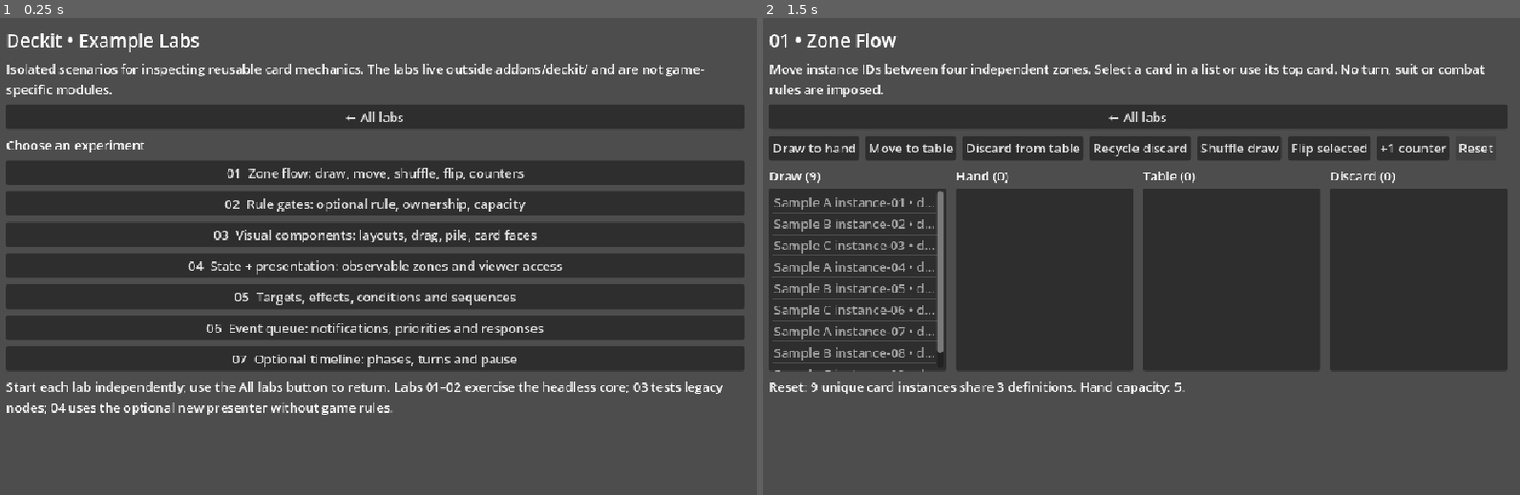
Above: before the commit, frames 1-2 (left to right).
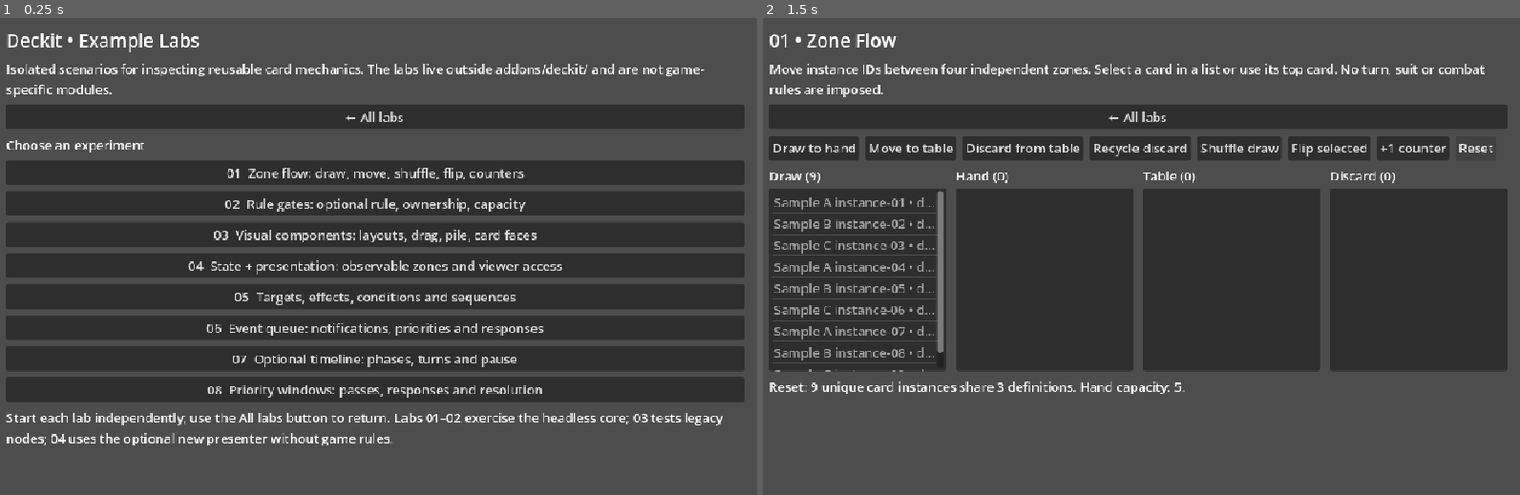
Above: after the commit, the same moments.

Repository: Dragonboon/Deckit
Game: Godot game, scene res://examples/labs/lab_hub.tscn
Two runs of this game, one before a commit and one after it. Both use one fixed random seed, a clock stepped at 60 frames per second and the inputs below. The project has no main scene, so this scene is started directly.
Inputs:
- Up to frame 1 (0.25 s): no input
- Up to frame 2 (1.5 s): click "01 Zone flow: draw, move, shu…" at 0.5 s; click "Reset" at 1.25 s

The runs differ from the first frame. In frame 1, 6.7% of the frame differs, in the area x 0-99%, y 75-90%; in frame 2, nothing differs.

Commit message:
feat(deckit): optional priority windows with staged responses and integration labs

Diff:
--- a/examples/labs/lab_hub.gd
+++ b/examples/labs/lab_hub.gd
@@ -14,6 +14,7 @@
 	DeckitLabUI.button(page, "05  Targets, effects, conditions and sequences", _open.bind("actions_lab"))
 	DeckitLabUI.button(page, "06  Event queue: notifications, priorities and responses", _open.bind("events_lab"))
 	DeckitLabUI.button(page, "07  Optional timeline: phases, turns and pause", _open.bind("turns_lab"))
+	DeckitLabUI.button(page, "08  Priority windows: passes, responses and resolution", _open.bind("priority_lab"))
 	DeckitLabUI.info(
 		page,
 		"Start each lab independently; use the All labs button to return. Labs 01–02 exercise the headless core; 03 tests legacy nodes; 04 uses the optional new presenter without game rules."
--- /dev/null
+++ b/examples/labs/priority_lab.gd
@@ -0,0 +1,121 @@
+## Demonstrates a generic priority window; no game-specific timing rules.
+extends Control
+
+var game := DeckitGameState.new()
+var timeline := DeckitTurnManager.new()
+var window := DeckitPriorityWindow.new()
+var queue := DeckitEventQueue.new()
+var bridge := DeckitPriorityEventBridge.new()
+var gate := DeckitPriorityTurnGate.new()
+var hand := DeckitCardZone.new(&"hand")
+var table := DeckitCardZone.new(&"table")
+var status: Label
+var history: Label
+
+
+func _ready() -> void:
+	var page := DeckitLabUI.page(self, "08 • Priority Window",
+		"Open a window, stage responses, pass in order, then resolve one action. The optional turn gate blocks transitions while the window is open.")
+	var buttons := DeckitLabUI.controls(page)
+	DeckitLabUI.button(buttons, "Open window", _open)
+	DeckitLabUI.button(buttons, "Stage current player's card", _stage)
+	DeckitLabUI.button(buttons, "Pass priority", _pass)
+	DeckitLabUI.button(buttons, "Resolve next", _resolve)
+	DeckitLabUI.button(buttons, "Next phase", _next_phase)
+	DeckitLabUI.button(buttons, "Close empty", _close)
+	DeckitLabUI.button(buttons, "Cancel window", _cancel)
+	DeckitLabUI.button(buttons, "Drain event log", _drain)
+	DeckitLabUI.button(buttons, "Reset", _reset)
+	status = DeckitLabUI.info(page, "")
+	history = DeckitLabUI.info(page, "Actions:")
+	game.register_zone(hand)
+	game.register_zone(table)
+	timeline.configure([&"one", &"two"], [&"begin", &"action", &"end"])
+	gate.priority_window = window
+	timeline.add_rule(gate)
+	timeline.start()
+	queue.bind(game)
+	bridge.bind(window, queue)
+	window.action_resolved.connect(func(action: DeckitCardAction, success: bool) -> void:
+		_log("Resolved %s: %s" % [action.card_instance_id, success])
+	)
+	window.resolution_ready.connect(func(count: int) -> void: _log("Ready to resolve (%d pending)" % count))
+	_reset()
+
+
+func _reset() -> void:
+	window.cancel()
+	hand.cards.clear()
+	table.cards.clear()
+	queue.clear_pending()
+	for index in range(3):
+		var definition := DeckitCardDefinition.new()
+		definition.card_id = StringName("demo-%d" % index)
+		definition.display_name = "Sample %d" % index
+		var instance := DeckitCardInstance.new(definition, StringName("card-%d" % index))
+		hand.add_card(instance)
+	if not timeline.is_running:
+		timeline.start()
+	history.text = "Actions:"
+	_refresh()
+
+
+func _open() -> void:
+	_log("Open: %s" % window.open_from_turn(game, timeline, &"sample-window"))
+	_refresh()
+
+
+func _stage() -> void:
+	var actor := window.current_participant()
+	var card := hand.peek_top()
+	if card == null:
+		_log("No card available")
+		return
+	var action := DeckitCardAction.new(&"hand", &"table", card.instance_id, actor)
+	_log("Stage for %s: %s" % [actor, window.submit_action(actor, action)])
+	_refresh()
+
+
+func _pass() -> void:
+	var actor := window.current_participant()
+	_log("Pass %s: %s" % [actor, window.pass_priority(actor)])
+	_refresh()
+
+
+func _resolve() -> void:
+	_log("Resolve result: %s" % window.resolve_next())
+	_refresh()
+
+
+func _next_phase() -> void:
+	_log("Advance timeline: %s" % timeline.next_phase())
+	_refresh()
+
+
+func _close() -> void:
+	_log("Close: %s" % window.close())
+	_refresh()
+
+
+func _cancel() -> void:
+	_log("Cancel: %s" % window.cancel())
+	_refresh()
+
+
+func _drain() -> void:
+	_log("Processed %d events" % queue.drain())
+	_refresh()
+
+
+func _log(message: String) -> void:
+	history.text += "\n" + message
+	if history.text.length() > 1800:
+		history.text = "Actions:\n" + history.text.right(1300)
+
+
+func _refresh() -> void:
+	status.text = "Open: %s | Holder: %s | Passes: %d | Ready: %s | Staged: %d | Hand: %d | Table: %d | Phase: %s | Events: %d" % [
+		window.is_open, window.current_participant(), window.consecutive_passes,
+		window.ready_to_resolve, window.pending_count(), hand.size(), table.size(),
+		timeline.current_phase(), queue.pending_count()
+	]
--- /dev/null
+++ b/examples/labs/priority_lab.tscn
@@ -0,0 +1,10 @@
+[gd_scene load_steps=2 format=3]
+[ext_resource type="Script" path="res://examples/labs/priority_lab.gd" id="1_script"]
+[node name="PriorityLab" type="Control"]
+layout_mode = 3
+anchors_preset = 15
+anchor_right = 1.0
+anchor_bottom = 1.0
+grow_horizontal = 2
+grow_vertical = 2
+script = ExtResource("1_script")
--- /dev/null
+++ b/tests/headless/test_priority.gd
@@ -0,0 +1,62 @@
+extends SceneTree
+
+var passed: int = 0
+var failed: int = 0
+
+
+func _initialize() -> void:
+	call_deferred("_run")
+
+
+func _check(condition: bool, label: String) -> void:
+	if condition:
+		passed += 1
+	else:
+		failed += 1
+		push_error("[Deckit priority] " + label)
+
+
+func _run() -> void:
+	var game := DeckitGameState.new()
+	var hand := DeckitCardZone.new(&"hand")
+	var table := DeckitCardZone.new(&"table")
+	game.register_zone(hand)
+	game.register_zone(table)
+	var definition := DeckitCardDefinition.new()
+	for i in range(2):
+		_check(hand.add_card(DeckitCardInstance.new(definition, StringName("c%d" % i))), "Seed card")
+	var timeline := DeckitTurnManager.new()
+	_check(timeline.configure([&"a", &"b"], [&"first", &"last"]), "Timeline config")
+	_check(timeline.start(), "Timeline start")
+	var window := DeckitPriorityWindow.new()
+	var gate := DeckitPriorityTurnGate.new()
+	gate.priority_window = window
+	_check(timeline.add_rule(gate), "Register gate")
+	_check(window.open_from_turn(game, timeline), "Open from timeline")
+	_check(window.current_participant() == &"a", "First priority")
+	_check(not timeline.next_phase(), "Turn transition blocked")
+	_check(not window.submit_action(&"b", DeckitCardAction.new(&"hand", &"table", &"c0", &"b")), "Reject actor out of priority")
+	_check(window.submit_action(&"a", DeckitCardAction.new(&"hand", &"table", &"c0", &"a")), "Stage action")
+	_check(window.current_participant() == &"b" and window.pending_count() == 1, "Rotate after action")
+	_check(window.pass_priority(&"b") and window.pass_priority(&"a"), "All pass")
+	_check(window.ready_to_resolve and not window.pass_priority(&"b"), "Freeze priority for resolution")
+	_check(window.resolve_next(), "Resolve validated move")
+	_check(table.find_by_id(&"c0") != null and window.pending_count() == 0, "Only resolution mutates state")
+	_check(window.current_participant() == &"a", "Starter gets next priority")
+	_check(window.pass_priority(&"a") and window.pass_priority(&"b"), "Pass empty window")
+	_check(not window.is_open and timeline.next_phase(), "Auto close restores timeline")
+	_check(window.open(game, [&"a", &"b"], &"b"), "Custom first participant")
+	_check(window.current_participant() == &"b", "Chosen starter")
+	_check(window.submit_action(&"b", DeckitCardAction.new(&"hand", &"table", &"c1", &"b")), "Stage second action")
+	_check(not window.close(), "No silent discard of pending action")
+	_check(window.cancel() and hand.find_by_id(&"c1") != null, "Cancel does not execute")
+	var queue := DeckitEventQueue.new()
+	var bridge := DeckitPriorityEventBridge.new()
+	_check(queue.bind(game) and bridge.bind(window, queue), "Optional bridge")
+	_check(window.open(game, [&"a", &"b"]), "Reopen")
+	_check(queue.pending_count() == 2, "Window and priority notifications")
+	_check(window.cancel(), "Cancel bridged window")
+	_check(queue.pending_count() == 3, "Window closed notification")
+	bridge.unbind()
+	print("[Deckit priority] %d passed, %d failed" % [passed, failed])
+	quit(0 if failed == 0 else 1)
Not shown, added: addons/deckit/src/priority/priority_event_bridge.gd
Not shown, added: addons/deckit/src/priority/priority_turn_gate.gd
Not shown, added: addons/deckit/src/priority/priority_window.gd
Not shown, changed: README.md
Not shown, changed: docs/EXAMPLE_LABS.md
Not shown, added: docs/PRIORITY_WINDOWS.md
